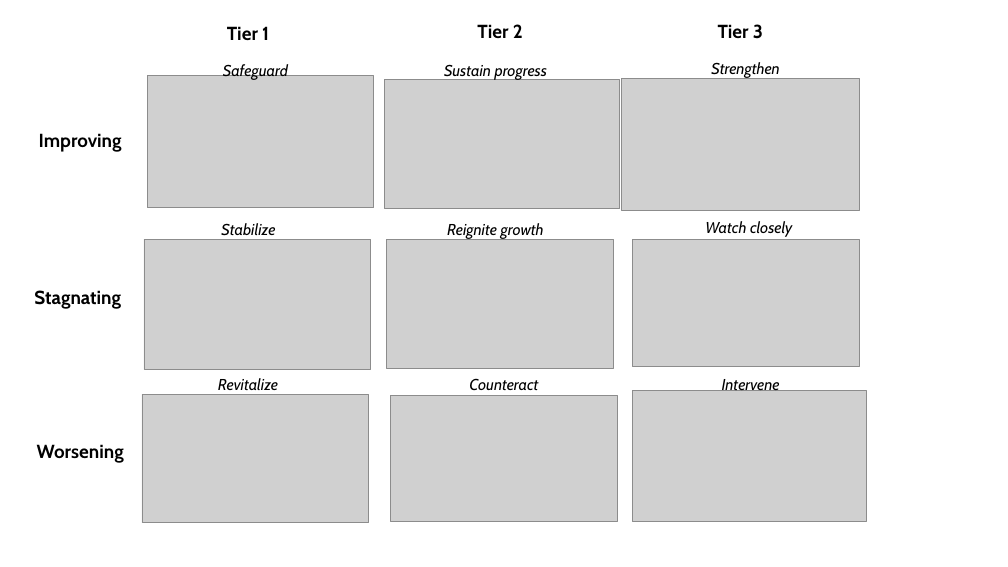
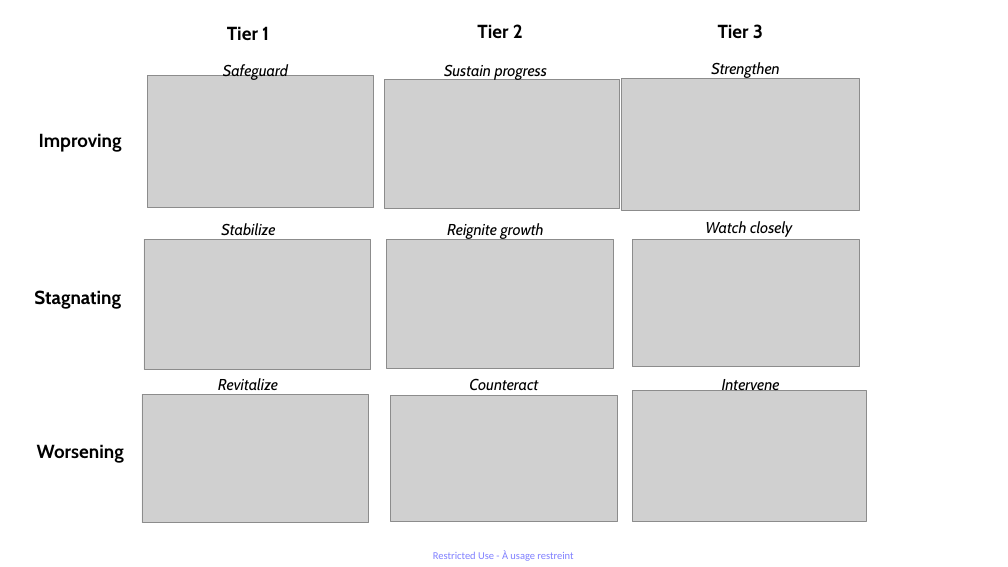
Before and after one commit to kate-chalmers/data_monitor, a slide deck: slide 11 of icons building.pptx. Drawn at 1008x567 pixels with LibreOffice and Linux fonts; fonts in the diff are those of the drawing; grey boxes stand for pictures. Boxes give left, top, right and bottom in pixels: in the first picture for what was removed or moved away, otherwise in the second. Text is boxed around its words. In the diff, an @@ line names an element or a change of style, - is before the commit and + after.

```diff
--- a/icons building.pptx
+++ b/icons building.pptx
@@ text added at [433, 551, 573, 561], 10 pt, text #0000FF at 50% opacity @@
+Restricted Use - À usage restreint
```
Also in this commit, not shown: 11 other slides changed, 18 other files.
